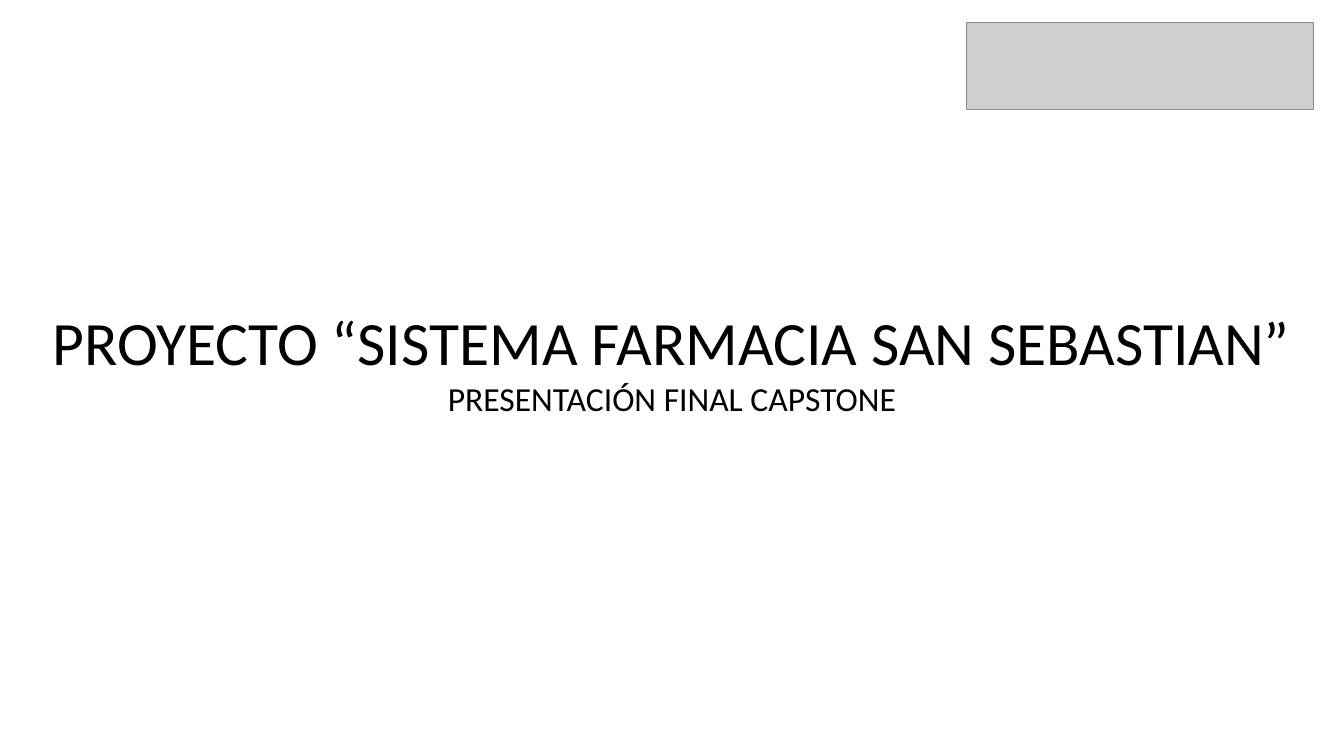
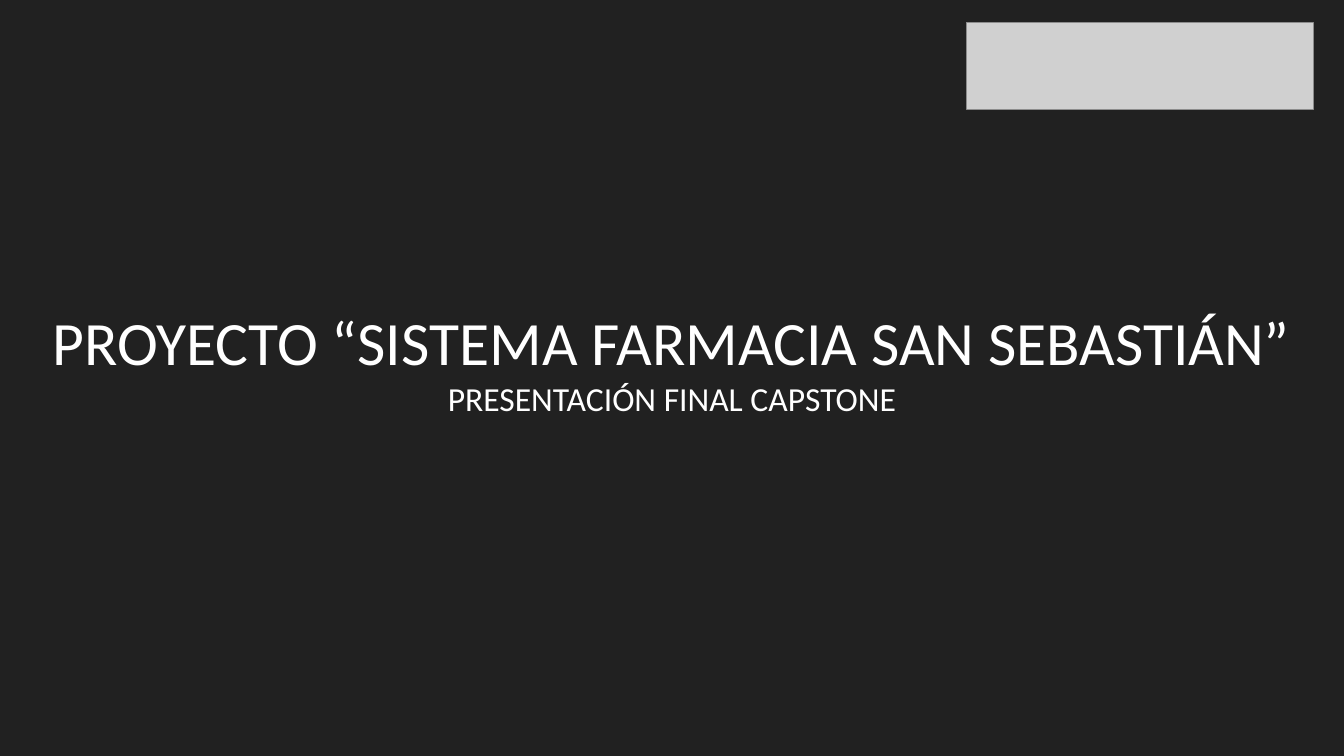
Before and after one commit to dacamposk1/capstone_grupo2, a slide deck: slide 1 of Fase 3/Evidencias Grupales/Presentación Final del proyecto (Español).pptx. Drawn at 1344x756 pixels with LibreOffice and Linux fonts; fonts in the diff are those of the drawing; grey boxes stand for pictures. Boxes give left, top, right and bottom in pixels: in the first picture for what was removed or moved away, otherwise in the second. Text is boxed around its words. In the diff, an @@ line names an element or a change of style, - is before the commit and + after.

```diff
--- a/Fase 3/Evidencias Grupales/Presentación Final del proyecto (Español).pptx
+++ b/Fase 3/Evidencias Grupales/Presentación Final del proyecto (Español).pptx
@@ background #FFFFFF to #212121 @@
@@ text at <box>53,313,1289,366</box>: text changed; text colour #000000 to #FFFFFF @@
-PROYECTO “SISTEMA FARMACIA SAN SEBASTIAN”
+PROYECTO “SISTEMA FARMACIA SAN SEBASTIÁN”
@@ text at <box>448,383,896,412</box>: text colour #000000 to #FFFFFF in "PRESENTACIÓN FINAL CAPSTONE" @@
```
Also in this commit, not shown: 13 other slides changed.
